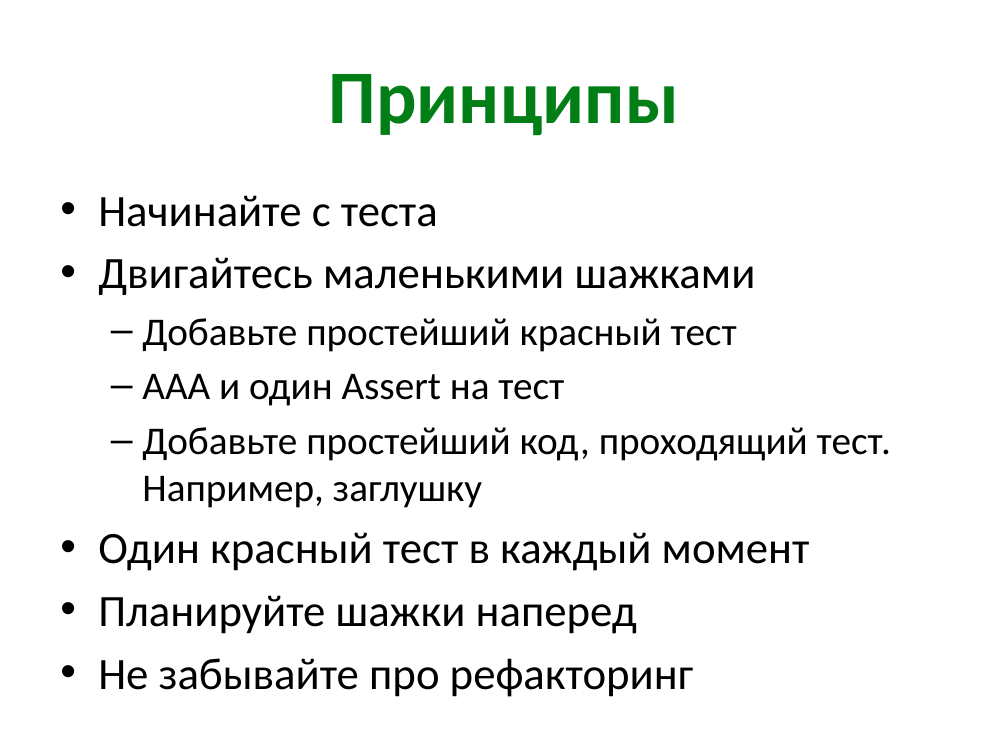
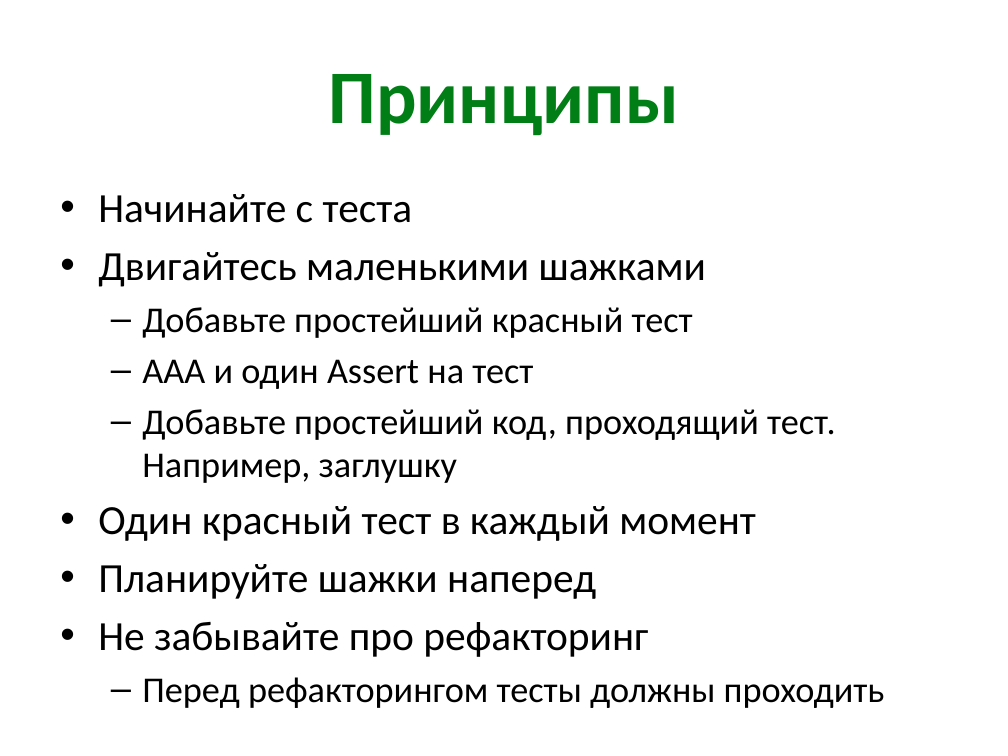
Before and after one commit to kontur-courses/tdd, a slide deck: slide 5 of tdd.pptx (slide 4 before the commit). Drawn at 1008x756 pixels with LibreOffice and Linux fonts; fonts in the diff are those of the drawing. Boxes give left, top, right and bottom in pixels: in the first picture for what was removed or moved away, otherwise in the second. Text is boxed around its words. In the diff, an @@ line names an element or a change of style, - is before the commit and + after.

```diff
--- a/tdd.pptx
+++ b/tdd.pptx
@@ text at [98,194,836,657]: size 32 to 29.6 pt in "Начинайте с теста", "Двигайтесь маленькими шажками", "Один красный тест в каждый момент", "Планируйте шажки наперед" and 1 more places; size 28 to 25.9 pt in "Добавьте простейший красный тест", "AAA и один Assert на тест", "Добавьте простейший код, проходящий тест. Например, заглушку" @@
@@ text at [142,677,885,708]: paragraph added @@
+  – Перед рефакторингом тесты должны проходить
```
Also in this commit, not shown: 2 other slides changed, 4 slides added, 2 slides removed, 4 other files.
